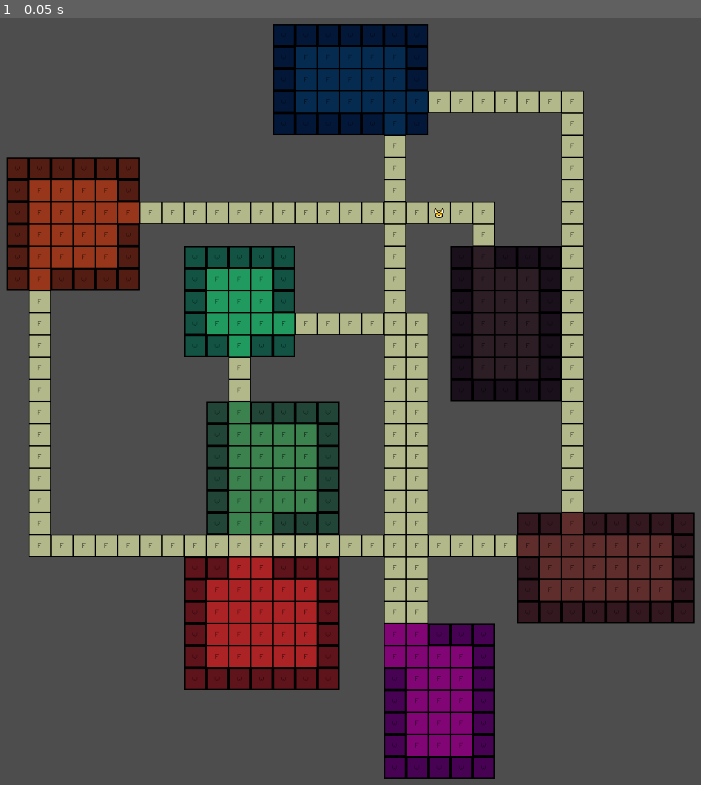
Above: before the commit, frame 1.
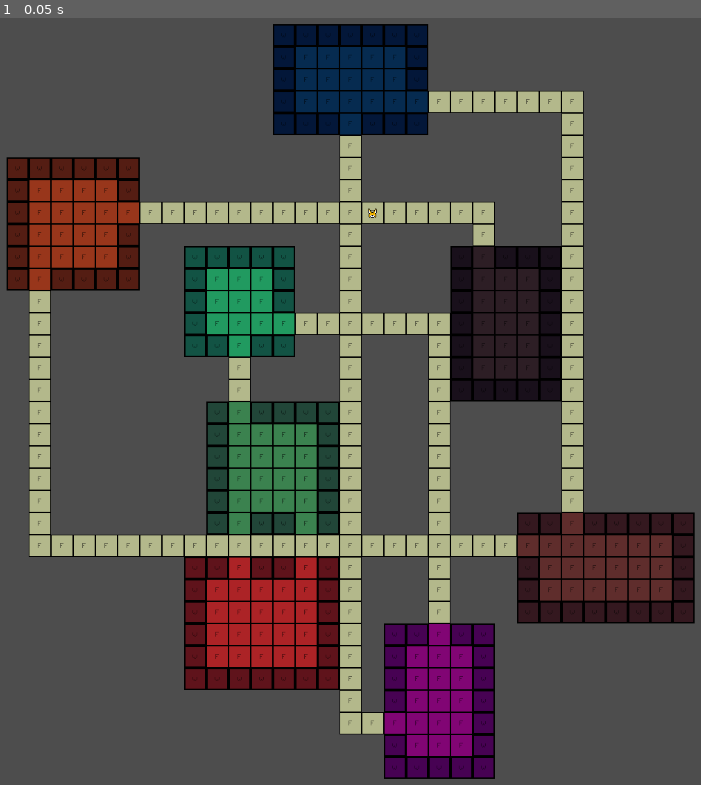
Above: after the commit, the same moment.

Repository: alanb33/GodotDungeonGame
Game: Godot game, scene res://Scenes/GameScene.tscn
Same seed, same stepped clock (60 frames per second), same inputs: the game is played once before the commit and once after it.
Inputs:
- Up to frame 1 (0.05 s): no input

The runs differ from the first frame. In frame 1, 7.2% of the frame differs, in the area x 35-65%, y 12-94%.

Commit message:
Improve hallway generation code to avoid wall shearing and corner entryways

Diff:
--- a/Scenes/LevelManager.gd
+++ b/Scenes/LevelManager.gd
@@ -12,7 +12,6 @@
 func valid_room(new_room: Room):
 	for room in _rooms:
 		if new_room.overlaps_with(room):
-			print("Rejecting room overlap")
 			return false
 	return true
 
@@ -23,7 +22,6 @@
 		for key in room.get_all_tiles():
 			if _all_tiles.get(key) != null:
 				_all_tiles[key].queue_free()
-				print("Preventing duplicate tile")
 
 		_all_tiles.merge(room.get_all_tiles(), true) # Overwrite any existing
 		_passable_tiles.merge(room.get_passable_tiles(), true)
@@ -40,7 +38,6 @@
 		# Check if the tile is in a room, and if so, register it with the room
 		var tile_room = get_room_by_tile(tile)
 		if tile_room != null:
-			print("Non-null room")
 			tile_room.add_tile(tile)
 
 		# Clear existing tile
@@ -89,11 +86,8 @@
 	### Returns a Room object if the requested Tile is in any Room, otherwise returns null.
 	for room in _rooms:
 		var room_tiles = room.get_all_tiles()
-		print("Testing room for " + tile.coordinate.string)
 		if room_tiles.get(tile.coordinate.string) != null:
-			print("Room found")
 			return room
-	print("Room not found")
 	return null
 
 func get_rooms() -> Array:
--- a/Scenes/TileMaker.gd
+++ b/Scenes/TileMaker.gd
@@ -53,6 +53,32 @@
 	for i in range(number_of_hallways):
 		var start_room: Room = rooms[i]
 		var dest_room: Room = rooms[i+1]
+		var valid_proposal: Dictionary = _assemble_hallway_candidate(start_room, dest_room)
+
+		for y in valid_proposal["y_range"]:
+			var hallway_tile: Tile = _tile_floor_scene.instantiate()
+			hallway_tile.coordinate.vector2 = Vector2(valid_proposal["start_tile"].coordinate.vector2.x, y)
+			hallway_tile.resize()
+			hallway_tiles[hallway_tile.coordinate.string] = hallway_tile
+
+		for x in valid_proposal["x_range"]:
+			var hallway_tile: Tile = _tile_floor_scene.instantiate()
+			hallway_tile.coordinate.vector2 = Vector2(x, valid_proposal["dest_tile"].coordinate.vector2.y)
+			hallway_tile.resize()
+			hallway_tiles[hallway_tile.coordinate.string] = hallway_tile
+
+	for tile_key in hallway_tiles:
+		_level_manager.add_tile(hallway_tiles[tile_key])
+
+func _assemble_hallway_candidate(start_room: Room, dest_room: Room) -> Dictionary:
+	# This code is not the best. I am unhappy with returning a dictionary of arbitrary values.
+	# What is a better way to do it?
+
+	var valid_proposal: Dictionary = {}
+
+	while true:
+
+		var tile_proposal: Dictionary = {}
 		var start_tile: Tile = start_room.get_random_passable_tile()
 		var dest_tile: Tile = dest_room.get_random_passable_tile()
 
@@ -61,26 +87,64 @@
 		if y_diff > 0:
 			y_step = -1
 
-		for y in range(start_tile.coordinate.vector2.y, dest_tile.coordinate.vector2.y, y_step):
-			var hallway_tile: Tile = _tile_floor_scene.instantiate()
-			hallway_tile.coordinate.vector2 = Vector2(start_tile.coordinate.vector2.x, y)
-			hallway_tile.resize()
-			hallway_tiles[hallway_tile.coordinate.string] = hallway_tile
+		var proposed_y_range = range(start_tile.coordinate.vector2.y, dest_tile.coordinate.vector2.y, y_step)
+		for y in proposed_y_range:
+			var tile_coord = str(start_tile.coordinate.vector2.x) + "-" + str(y)
+			tile_proposal[tile_coord] = true
 
 		var x_step = 1
 		var x_diff = start_tile.coordinate.vector2.x - dest_tile.coordinate.vector2.x
 		if x_diff > 0:
 			x_step = -1
 
-		for x in range(start_tile.coordinate.vector2.x, dest_tile.coordinate.vector2.x, x_step):
+		var proposed_x_range = range(start_tile.coordinate.vector2.x, dest_tile.coordinate.vector2.x, x_step)
+		for x in proposed_x_range:
+			var tile_coord = str(x) + "-" + str(dest_tile.coordinate.vector2.y)
+			tile_proposal[tile_coord] = true
 
-			var hallway_tile: Tile = _tile_floor_scene.instantiate()
-			hallway_tile.coordinate.vector2 = Vector2(x, dest_tile.coordinate.vector2.y)
-			hallway_tile.resize()
-			hallway_tiles[hallway_tile.coordinate.string] = hallway_tile
+		if _valid_hallway(tile_proposal):
+			valid_proposal["y_range"] = proposed_y_range
+			valid_proposal["x_range"] = proposed_x_range
+			valid_proposal["start_tile"] = start_tile
+			valid_proposal["dest_tile"] = dest_tile
+			break
 
-	for tile_key in hallway_tiles:
-		_level_manager.add_tile(hallway_tiles[tile_key])
+	return valid_proposal
+
+func _valid_hallway(tile_proposal: Dictionary) -> bool:
+	var dungeon_rooms: Array = _level_manager.get_rooms()
+	for room in dungeon_rooms:
+		var intersecting_tiles = []
+		var wall_intersection_count = 0
+		for coordinate in tile_proposal.keys():
+			var tile: Tile = room.get_tile_by_coordinate_string(coordinate)
+			if tile != null:
+				if tile.terrain.impassable:
+					wall_intersection_count += 1
+					intersecting_tiles.append(tile)
+
+		if wall_intersection_count > 2:
+			print("Rejecting bad hallway: Too many wall intersections")
+			return false
+
+		elif wall_intersection_count == 2:
+			var tile_a: Tile = intersecting_tiles[0]
+			var tile_b: Tile = intersecting_tiles[1]
+
+			var adjacency_error := false
+			if tile_a.coordinate.vector2.x == tile_b.coordinate.vector2.x:
+				if abs(tile_a.coordinate.vector2.y - tile_b.coordinate.vector2.y) == 1:
+					adjacency_error = true
+
+			if tile_a.coordinate.vector2.y == tile_b.coordinate.vector2.x:
+				if abs(tile_a.coordinate.vector2.x - tile_b.coordinate.vector2.x) == 1:
+					adjacency_error = true
+
+			if adjacency_error:
+				print("Rejecting bad hallway: Corner adjacency error")
+				return false
+
+	return true
 
 func build_room():
 
--- a/Scripts/Generation/Room.gd
+++ b/Scripts/Generation/Room.gd
@@ -26,6 +26,14 @@
 	else:
 		_passable_tiles[key] = tile
 
+func get_tile_by_coordinate_string(coordinate_string: String) -> Tile:
+	return _all_tiles.get(coordinate_string)
+
+func has_tile_by_coordinate_string(coordinate_string: String) -> bool:
+	if _all_tiles.get(coordinate_string):
+		return true
+	return false
+
 func merge_tiles(incoming_tiles: Dictionary):
 
 	_all_tiles.merge(incoming_tiles, true)
